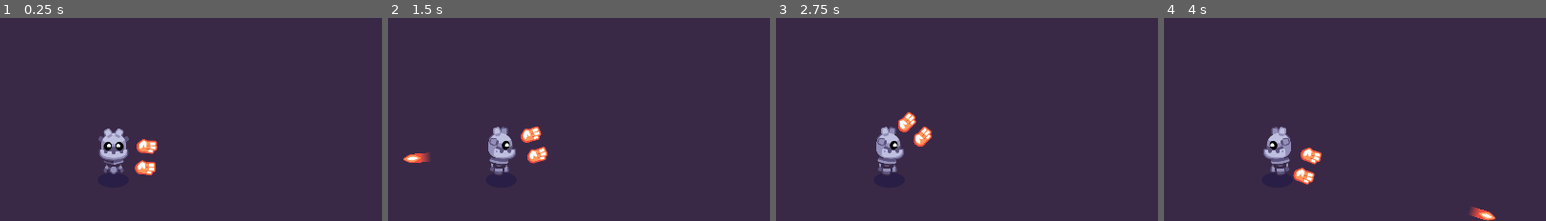
Above: before the commit, frames 1-4 (left to right).
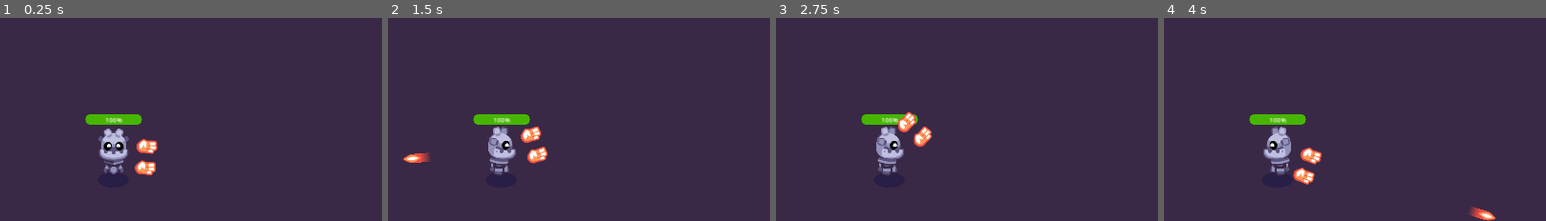
Above: after the commit, the same moments.

Repository: sarahtzhang12/Path-of-Sorcerers-Game
Game: Godot game, scene res://Player.tscn
Same seed, same stepped clock (60 frames per second), same inputs: the game is played once before the commit and once after it.
Inputs (mouse positions are % of the whole screen's width and height, from its top left):
- Up to frame 1 (0.25 s): no input
- Up to frame 2 (1.5 s): tap Enter at 0.5 s; move the mouse to (72, 42) at 0.52 s; hold D (move_right) 0.53-1.25 s; tap Space (shoot) at 0.6 s; click (72, 42) at 0.67 s; drag from (30, 52) to (99, 31) at 1.27 s
- Up to frame 3 (2.75 s): move the mouse to (60, 24) at 2.02 s; hold D (move_right) from 2.03 s (still down); tap Space (shoot) at 2.1 s
- Up to frame 4 (4 s): release D (move_right) at 2.75 s; tap Space (shoot) at 2.75, 3.6 s; drag from (45, 68) to (20, 31) at 2.77 s; tap Enter at 3.5 s; move the mouse to (80, 63) at 3.52 s; hold A (move_left) from 3.53 s (still down)
The pictures show only the part of the screen within x 35-85%, y 14-64%; the shares and areas given below are measured in that part.

The runs differ from the first frame. In frame 1, 0.7% of the frame differs, in the area x 22-38%, y 47-53%; in frame 2, 0.7%; in frame 3, 0.6%; in frame 4, 0.7%.

Commit message:
M10 Task 2 L10

Diff:
--- a/M10.twin_stick_workbook/Player.gd
+++ b/M10.twin_stick_workbook/Player.gd
@@ -2,6 +2,18 @@
 
 @export var speed := 460.0
 @export var drag_factor := 10.0
+@export var max_health := 5
+
+var health := max_health: set = set_health
+
+@onready var _health_bar: ProgressBar = %HealthBar
+@onready var _collision_shape_2d: CollisionShape2D = %CollisionShape2D
+
+
+func _ready() -> void:
+	_health_bar.max_value = max_health
+	_health_bar.value = health
+
 
 func _physics_process(delta: float) -> void:
 	var move_direction := Input.get_vector("move_left", "move_right", "move_up", "move_down")
@@ -9,3 +21,14 @@
 	var steering := desired_velocity - velocity
 	velocity += steering * drag_factor * delta
 	move_and_slide()
+
+
+func set_health(new_health: int) -> void:
+	var previous_health := health
+	health = clampi(new_health, 0, max_health)
+	_health_bar.value = health
+	if health == 0:
+		die()
+
+func die() -> void:
+	queue_free()
--- a/M10.twin_stick_workbook/Player.tscn
+++ b/M10.twin_stick_workbook/Player.tscn
@@ -6,9 +6,24 @@
 [ext_resource type="PackedScene" uid="uid://dlp0h8522lf3j" path="res://weapon.tscn" id="4_nydfd"]
 [ext_resource type="Script" path="res://weapon_pivot.gd" id="4_wp1qg"]
 [ext_resource type="Texture2D" uid="uid://dekkcmj408pvt" path="res://player/hand_fire.png" id="5_vc87r"]
+[ext_resource type="Theme" uid="uid://bva65aut51dnv" path="res://player/progress_bar_theme.tres" id="7_qlqp4"]
 
 [sub_resource type="CircleShape2D" id="CircleShape2D_iuwis"]
 radius = 20.025
+
+[sub_resource type="StyleBoxFlat" id="StyleBoxFlat_fw14n"]
+bg_color = Color(0, 0, 0, 1)
+corner_radius_top_left = 20
+corner_radius_top_right = 20
+corner_radius_bottom_right = 20
+corner_radius_bottom_left = 20
+
+[sub_resource type="StyleBoxFlat" id="StyleBoxFlat_epy1n"]
+bg_color = Color(0.276872, 0.711678, 7.70092e-07, 1)
+corner_radius_top_left = 20
+corner_radius_top_right = 20
+corner_radius_bottom_right = 20
+corner_radius_bottom_left = 20
 
 [node name="Player" type="CharacterBody2D"]
 position = Vector2(428, 224)
@@ -44,3 +59,15 @@
 position = Vector2(81.8626, 41.3342)
 rotation = 0.00066373
 texture = ExtResource("5_vc87r")
+
+[node name="HealthBar" type="ProgressBar" parent="."]
+unique_name_in_owner = true
+offset_left = -71.0
+offset_top = -94.0
+offset_right = 71.0
+offset_bottom = -67.0
+theme = ExtResource("7_qlqp4")
+theme_override_styles/background = SubResource("StyleBoxFlat_fw14n")
+theme_override_styles/fill = SubResource("StyleBoxFlat_epy1n")
+value = 50.0
+rounded = true
--- a/M10.twin_stick_workbook/mob.gd
+++ b/M10.twin_stick_workbook/mob.gd
@@ -3,10 +3,13 @@
 @export var max_speed := 250.0
 @export var acceleration := 700.0
 @export var health := 3: set = set_health
+@export var damage := 1
 
 var _player: Player = null
 
 @onready var _detection_area: Area2D = %DetectionArea
+@onready var _hit_box: Area2D = %HitBox
+
 
 func _ready() -> void:
 	_detection_area.body_entered.connect(func (body: Node) -> void:
@@ -18,13 +21,21 @@
 			_player = null
 	)
 
+	_hit_box.body_entered.connect(func (body: Node) -> void:
+		if body is Player:
+			body.health -= damage
+	)
+
+
 func set_health(new_health: int) -> void:
 	health = new_health
 	if health <= 0:
 		die()
 
+
 func die() -> void:
 	queue_free()
+
 
 func _physics_process(delta: float) -> void:
 	if _player == null:
--- a/M10.twin_stick_workbook/mob.tscn
+++ b/M10.twin_stick_workbook/mob.tscn
@@ -10,6 +10,10 @@
 
 [sub_resource type="CircleShape2D" id="CircleShape2D_kx0xx"]
 radius = 106.827
+
+[sub_resource type="CapsuleShape2D" id="CapsuleShape2D_yeje8"]
+radius = 31.0
+height = 142.0
 
 [node name="Mob" type="CharacterBody2D"]
 motion_mode = 1
@@ -32,3 +36,10 @@
 
 [node name="Shadow" parent="." instance=ExtResource("3_ee52p")]
 position = Vector2(1, 57)
+
+[node name="HitBox" type="Area2D" parent="."]
+unique_name_in_owner = true
+
+[node name="CollisionShape2D" type="CollisionShape2D" parent="HitBox"]
+rotation = -1.5742
+shape = SubResource("CapsuleShape2D_yeje8")
--- /dev/null
+++ b/M10.twin_stick_workbook/player/progress_bar_theme.tres
@@ -0,0 +1,25 @@
+[gd_resource type="Theme" load_steps=3 format=3 uid="uid://bva65aut51dnv"]
+
+[sub_resource type="StyleBoxFlat" id="StyleBoxFlat_0gtdi"]
+bg_color = Color(0, 0, 0, 1)
+border_width_left = 20
+border_width_top = 20
+border_width_right = 20
+border_width_bottom = 20
+corner_radius_top_left = 20
+corner_radius_top_right = 20
+corner_radius_bottom_right = 20
+corner_radius_bottom_left = 20
+
+[sub_resource type="StyleBoxFlat" id="StyleBoxFlat_mjg22"]
+bg_color = Color(0, 0.726278, 0.169703, 1)
+corner_radius_top_left = 20
+corner_radius_top_right = 20
+corner_radius_bottom_right = 20
+corner_radius_bottom_left = 20
+
+[resource]
+ProgressBar/colors/font_color = Color(1, 1, 1, 1)
+ProgressBar/colors/font_outline_color = Color(0, 0, 0, 1)
+ProgressBar/styles/background = SubResource("StyleBoxFlat_0gtdi")
+ProgressBar/styles/fill = SubResource("StyleBoxFlat_mjg22")
Not shown: 1 places in M10.twin_stick_workbook/Player.tscn that only renumber resources
Not shown: 1 places in M10.twin_stick_workbook/mob.tscn that only renumber resources
